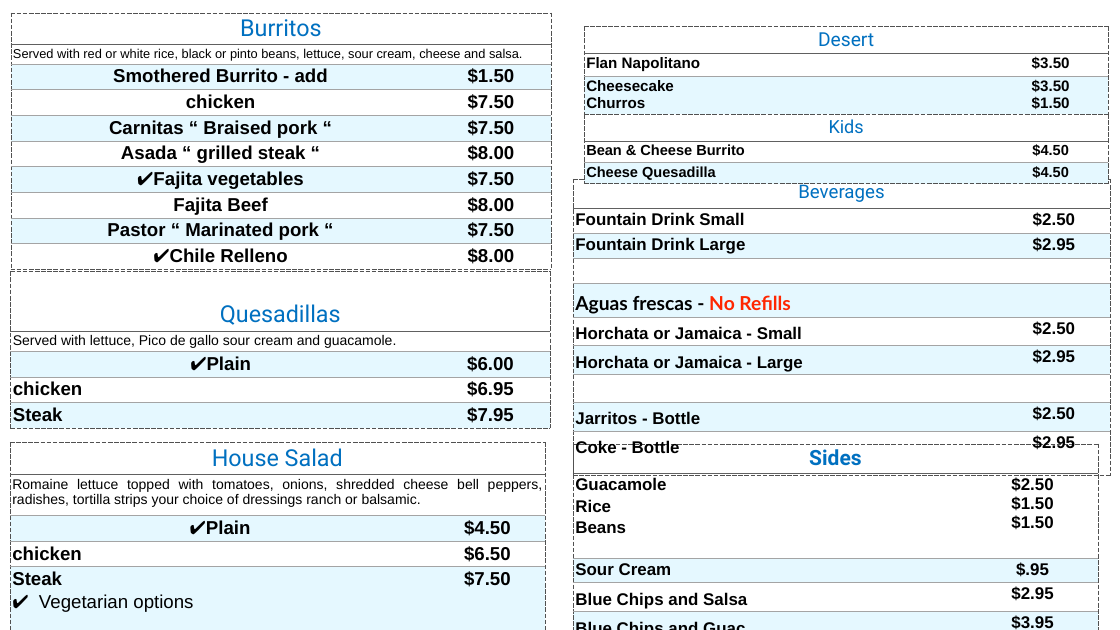
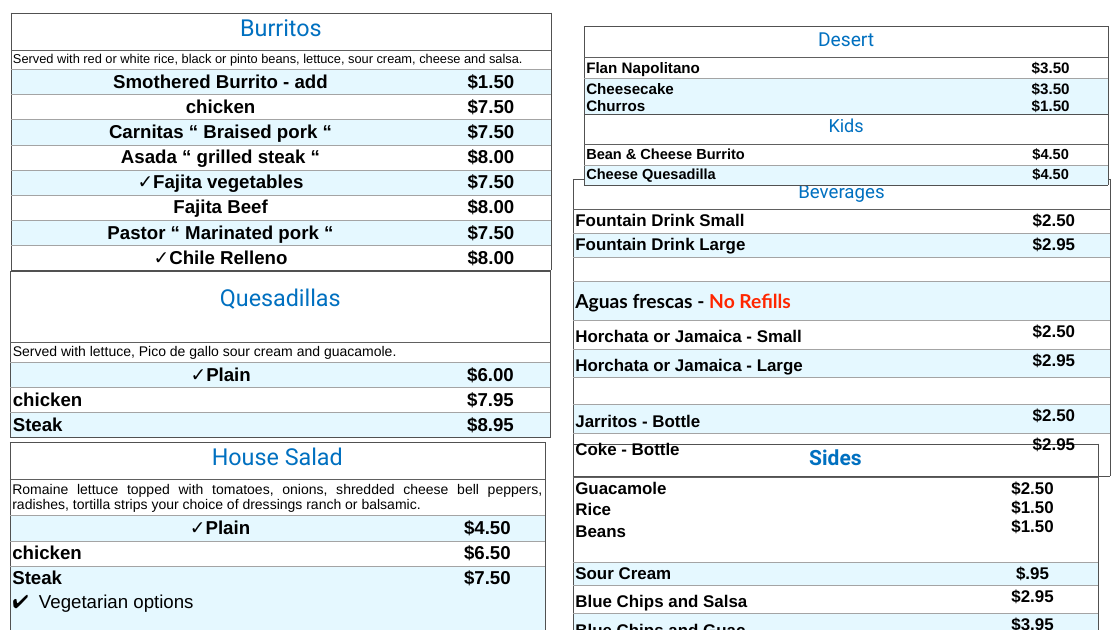
Before and after one commit to alectramell/bluecorn, a slide deck: slide 2 of tv-menuBU.pptx. Drawn at 1120x630 pixels with LibreOffice and Linux fonts; fonts in the diff are those of the drawing. Boxes give left, top, right and bottom in pixels: in the first picture for what was removed or moved away, otherwise in the second. Text is boxed around its words. In the diff, an @@ line names an element or a change of style, - is before the commit and + after.

```diff
--- a/tv-menuBU.pptx
+++ b/tv-menuBU.pptx
@@ table at [10, 13, 551, 270] @@
@@ bullet ✔️ to ✓ @@
@@ borders changed @@
@@ table at [584, 26, 1108, 117] @@
@@ borders changed @@
@@ table at [584, 114, 1108, 186] @@
@@ borders changed @@
@@ table at [573, 179, 1110, 470] @@
@@ borders changed @@
@@ table at [10, 271, 550, 498] @@
-row 4, column 2: $6.95
+row 4, column 2: $7.95
-row 5, column 2: $7.95
+row 5, column 2: $8.95
@@ bullet ✔️ to ✓ @@
@@ borders changed @@
@@ table at [10, 442, 545, 630] @@
@@ bullet ✔️ to ✓ @@
@@ borders changed @@
@@ table at [573, 443, 1098, 622] @@
@@ borders changed @@
```
Also in this commit, not shown: 1 other slide changed.
